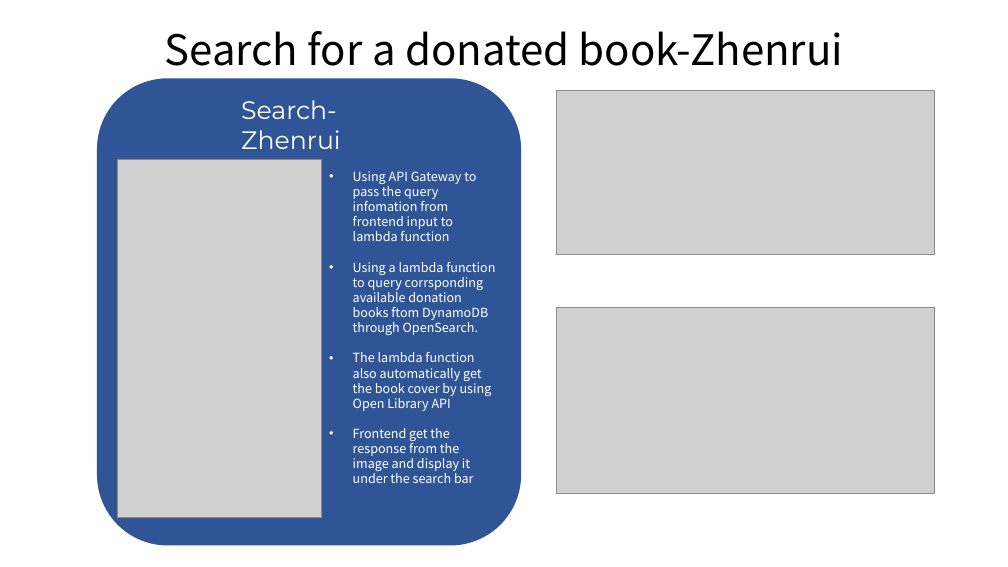
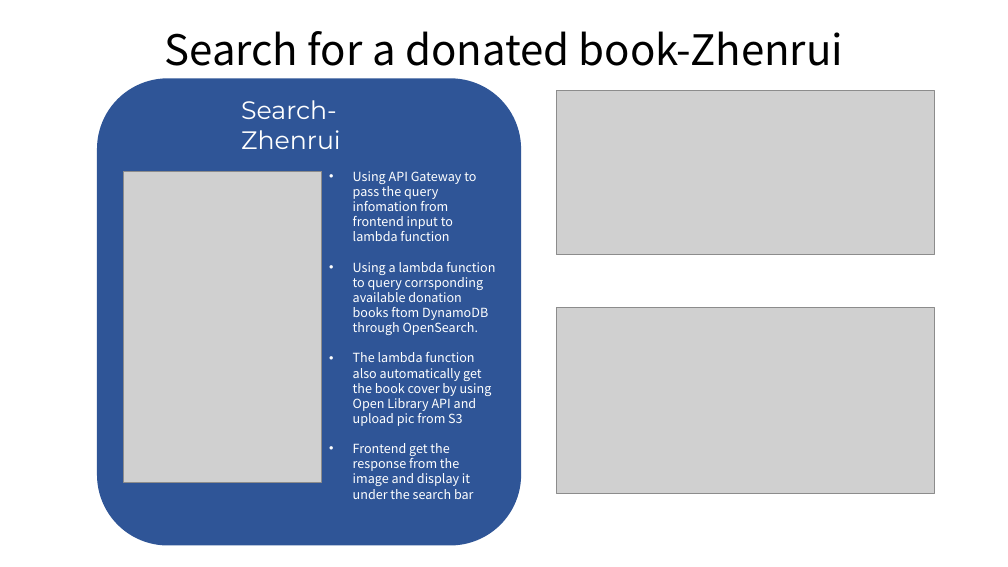
Before and after one commit to thcui/book-exchange, a slide deck: slide 5 of presentation-book-exchange.pptx. Drawn at 1008x567 pixels with LibreOffice and Linux fonts; fonts in the diff are those of the drawing; grey boxes stand for pictures. Boxes give left, top, right and bottom in pixels: in the first picture for what was removed or moved away, otherwise in the second. Text is boxed around its words. In the diff, an @@ line names an element or a change of style, - is before the commit and + after.

Commit message:
Update structure image and .drawio dile of search part

```diff
--- a/presentation-book-exchange.pptx
+++ b/presentation-book-exchange.pptx
@@ picture: place and size @@
-picture at [118,160,322,518]
+picture at [123,172,321,482]
@@ text at [353,352,492,426]: text changed @@
-• The lambda function also automatically get the book cover by using Open Library API
+• The lambda function also automatically get the book cover by using Open Library API and upload pic from S3
```
Also in this commit, not shown: 2 other files.
